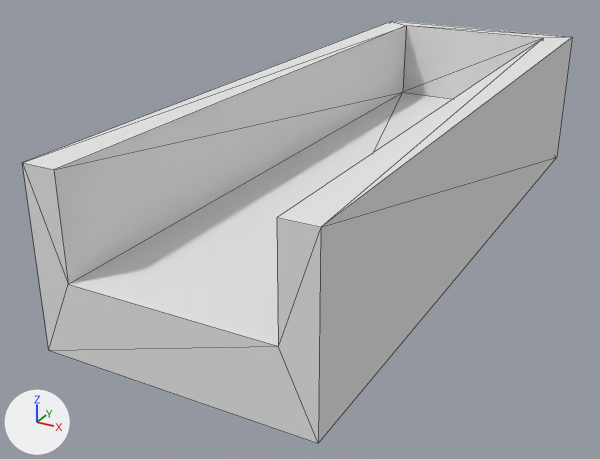
One commit to the OBJ model resources/shape-7.obj: the scene before it, then after it.
Before and after are seen from a 50 mm lens placed at (0.339, -0.915, 0.328), pointed at (-0.049, -0.211, -0.024). Lighting does not change. The marker at lower left points along +X, +Y and +Z. Mesh edges are drawn as thin lines. Where no turn or scale is listed for an object, it has been applied to the vertices. Vertices at the same position are counted once.

Objects in the first picture: 'shape-7'.
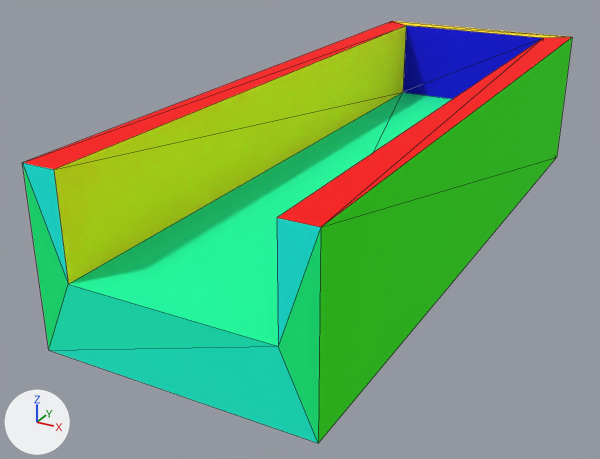
The edits, one by one:
Material 'material_0' (mat_material_0) changes colour from white #e7e7e7 to green #32ff00; in linear values from (0.8, 0.8, 0.8) to (0.0314, 1.0, 0.0).
Material 'material_4' (mat_material_4) is new.
Its base color is (0.0, 1.0, 0.867) (cyan #00ffef).
Its roughness is 1.0.
Material 'material_10' (mat_material_10) is new.
Its base color is (0.0, 0.996, 0.392) (green #00ffa8).
Its roughness is 1.0.
Material 'material_3' (mat_material_3) is new.
Its base color is (1.0, 0.733, 0.0) (yellow #ffde00).
Its roughness is 1.0.
Material 'material_6' (mat_material_6) is new.
Its base color is (0.0, 1.0, 0.22) (green #00ff81).
Its roughness is 1.0.
Material 'material_11' (mat_material_11) is new.
Its base color is (0.0, 0.0, 1.0) (blue #0000ff).
Its roughness is 1.0.
Material 'material_8' (mat_material_8) is new.
Its base color is (0.0, 0.941, 1.0) (cyan #00f8ff).
Its roughness is 1.0.
Material 'material_1' (mat_material_1) is new.
Its base color is (1.0, 0.0, 0.0) (red #ff0000).
Its roughness is 1.0.
Material 'material_9' (mat_material_9) is new.
Its base color is (0.98, 1.0, 0.0) (yellow #fdff00).
Its roughness is 1.0.
Material 'material_7' (mat_material_7) is new.
Its base color is (0.0, 1.0, 0.694) (cyan #00ffd9).
Its roughness is 1.0.
Material 'material_5' (mat_material_5) is new.
Its base color is (0.0, 1.0, 0.596) (cyan #00ffcb).
Its roughness is 1.0.
Material 'material_2' (mat_material_2) is new.
Its base color is (1.0, 0.722, 0.0) (yellow #ffdd00).
Its roughness is 1.0.
me_shape_7 has 16 vertices, 28 faces and spans x -0.125..0.125, y -0.5..0.2, z -0.038..0.125.
me_shape_7 is used by ob_shape_7; location (0.0, 0.0, 0.0).
me_shape_7 part 1: 4 faces spanning x -0.125..0.125, y -0.5..0.2, z 0.125 switch from mat_material_0 (white #e7e7e7) to mat_material_1 (red #ff0000).
me_shape_7 part 2: 1 face spanning x -0.094..0.125, y 0.175..0.2, z 0.125 switches from mat_material_0 (white #e7e7e7) to mat_material_2 (yellow #ffdd00).
me_shape_7 part 3: 1 face spanning x -0.125..0.125, y 0.175..0.2, z 0.125 switches from mat_material_0 (white #e7e7e7) to mat_material_3 (yellow #ffde00).
me_shape_7 part 4: 2 faces spanning x -0.125..0.125, y -0.5, z 0.031..0.125 switch from mat_material_0 (white #e7e7e7) to mat_material_4 (cyan #00ffef).
me_shape_7 part 5: 1 face spanning x -0.125..0.094, y -0.5, z -0.037..0.031 switches from mat_material_0 (white #e7e7e7) to mat_material_5 (cyan #00ffcb).
me_shape_7 part 6: 2 faces spanning x -0.125..0.125, y -0.5, z -0.037..0.125 switch from mat_material_0 (white #e7e7e7) to mat_material_6 (green #00ff81).
me_shape_7 part 7: 1 face spanning x -0.125..0.125, y -0.5, z -0.037..0.031 switches from mat_material_0 (white #e7e7e7) to mat_material_7 (cyan #00ffd9).
me_shape_7 part 8: 4 faces spanning x -0.094..0.094, y -0.5..0.175, z 0.031..0.125 switch from mat_material_0 (white #e7e7e7) to mat_material_9 (yellow #fdff00).
me_shape_7 part 9: 2 faces spanning x -0.094..0.094, y -0.5..0.175, z 0.031 switch from mat_material_0 (white #e7e7e7) to mat_material_10 (green #00ffa8).
me_shape_7 part 10: 4 faces spanning x -0.125..0.125, y 0.175..0.2, z -0.038..0.125 switch from mat_material_0 (white #e7e7e7) to mat_material_11 (blue #0000ff).
me_shape_7 now uses material mat_material_2 (yellow #ffdd00).
me_shape_7 now uses material mat_material_3 (yellow #ffde00).
me_shape_7 now uses material mat_material_5 (cyan #00ffcb).
me_shape_7 now uses material mat_material_7 (cyan #00ffd9).
me_shape_7 now uses material mat_material_8 (cyan #00f8ff).

Location of each change, [x1, y1, x2, y2] in pixels of the pictures (600 x 459 px):
'shape-7', recoloured, surface changed (white to green)
    both: [23, 21, 572, 444]
part 1 of me_shape_7, recoloured (white to red)
    both: [23, 21, 572, 227]
part 2 of me_shape_7, recoloured (white to yellow)
    both: [418, 26, 566, 38]
part 3 of me_shape_7, recoloured (white to yellow)
    both: [394, 21, 567, 37]
part 4 of me_shape_7, recoloured (white to cyan)
    both: [23, 163, 321, 345]
part 5 of me_shape_7, recoloured (white to green)
    both: [49, 284, 276, 350]
part 6 of me_shape_7, recoloured (white to green)
    both: [23, 165, 321, 442]
part 7 of me_shape_7, recoloured (white to cyan)
    both: [50, 346, 318, 443]
part 8 of me_shape_7, recoloured (white to green)
    both: [54, 26, 406, 284]
part 9 of me_shape_7, recoloured (white to green)
    both: [69, 92, 452, 346]
part 10 of me_shape_7, recoloured (white to blue)
    both: [403, 25, 542, 99]
